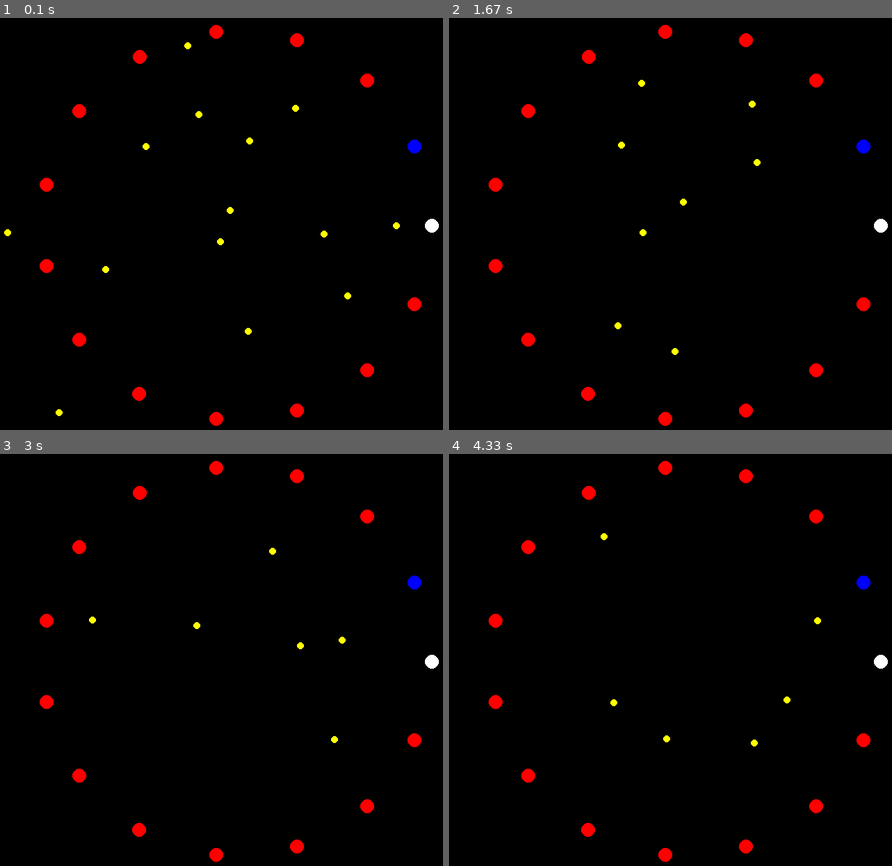
Above: before the commit, frames 1-4 (two rows, left to right).
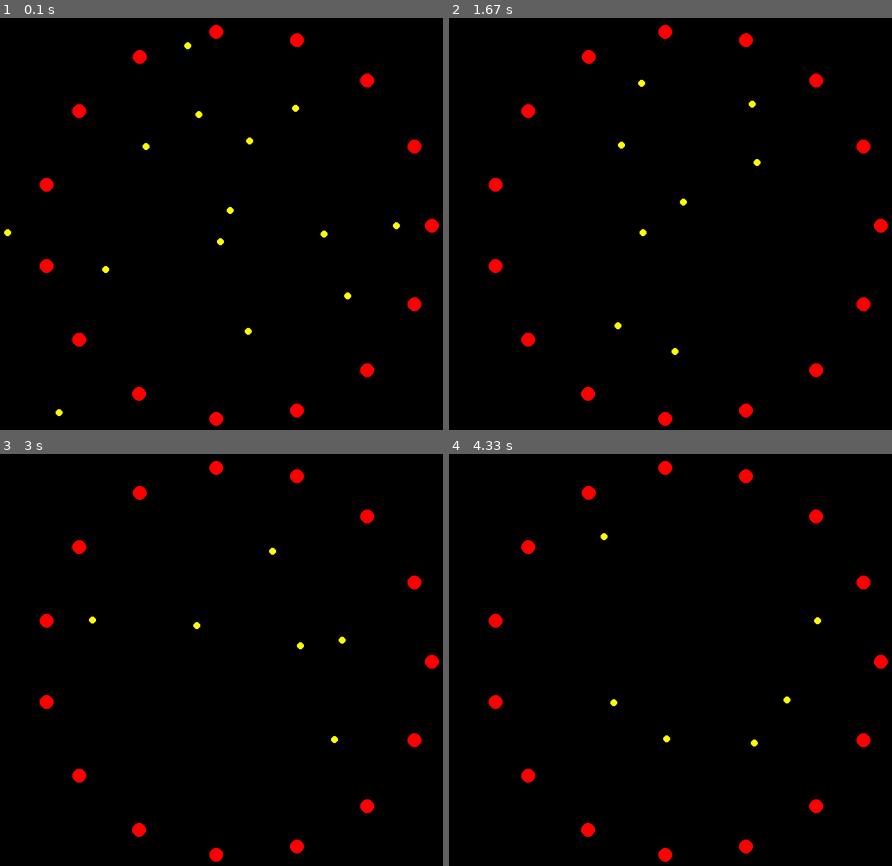
Above: after the commit, the same moments.

Repository: absima/pygame
Game: pygame game, started from trapper.py
Same seed, same stepped clock (60 frames per second), same inputs: the game is played once before the commit and once after it.
Inputs:
- Up to frame 1 (0.1 s): no input
- Up to frame 2 (1.67 s): no input
- Up to frame 3 (3 s): no input
- Up to frame 4 (4.33 s): no input

The runs differ from the first frame. In frame 1, 0.2% of the frame differs, in the area x 91-100%, y 29-53%; in frame 2, 0.2%; in frame 3, 0.2%; in frame 4, 0.2%.

Commit message:
test file

Diff:
--- /dev/null
+++ b/testLang.py
@@ -0,0 +1,72 @@
+import numpy as np
+import pylab as pl
+from scipy.integrate import odeint
+
+# Constants
+canvas_width = 700
+canvas_height = 700
+
+
+trapper_count = 15
+trapped_count = 5
+# trap_radius = 200
+trap_radius = 0.8 * 1e-11
+trapped_speed = 2
+tr_particle_size = 10
+td_particle_size = 5
+
+q_trapped = -4.8e-10 #charge
+charge_scale = 2
+q_trapper = charge_scale*q_trapped
+m_trapped = 1.6e-27 * 1e-3 #mass
+
+dt = 1e-24 # time resolution
+
+scale = 1e-11
+
+def mtmRate(pos):
+    pdots = np.zeros((len(pos),2))
+    for i, pos_i in enumerate(pos):
+        # against the peers
+        vec_ip = np.delete(pos, i, 0) - pos_i
+        pscaler = q_trapped**2/np.linalg.norm(vec_ip, axis=1)**3
+        pterm = vec_ip * np.column_stack((pscaler, pscaler))
+        # against the trappers
+        vec_it = pos_trpr-pos_i
+        tscaler = q_trapper*q_trapped/np.linalg.norm(vec_it, axis=1)**3
+        tterm = vec_it * np.column_stack((tscaler,tscaler))
+
+        pdots[i] = np.sum(pterm,0)+np.sum(tterm,0)
+    return -pdots
+
+
+ang_trpr = np.arange(trapper_count)*2*np.pi/trapper_count
+pos_trpr = trap_radius * np.column_stack((np.cos(ang_trpr), np.sin(ang_trpr)))
+# pos_trapper = transform(pos_trpr)
+
+
+pos_real = np.zeros((trapped_count, 2))
+radiuss = np.random.rand(trapped_count)*trap_radius
+thetaas = np.random.rand(trapped_count)*2*np.pi
+pos_real = np.column_stack((radiuss*np.cos(thetaas), radiuss*np.sin(thetaas)))
+
+mtm_trapped = np.zeros((trapped_count, 2))
+clrs = ['y', 'b', 'g', 'c', 'purple']
+pl.close('all')
+pl.figure(figsize=(4,4))
+pl.plot(pos_trpr[:,0], pos_trpr[:,1], 'ro', ms=10)
+for i in range(50):
+    pl.scatter(pos_real[:,0], pos_real[:,1], marker='o', c=clrs, s=2)
+    pl.xlim(-scale, scale)
+    pl.ylim(-scale, scale)
+    pl.savefig("%d.pdf"%i, format="pdf")
+    pl.show()
+
+    ## simple Euler method
+    pdots = mtmRate(pos_real)
+    mtm_trapped += dt*pdots
+    pos_real += dt*mtm_trapped/m_trapped
+    escaped = trap_radius-np.linalg.norm(pos_real, axis=1)
+    escaped = len(np.where(escaped<0)[0])
+    print(i, escaped)
+    print()
--- a/trapper.py
+++ b/trapper.py
@@ -1,7 +1,7 @@
 import pygame
 import sys
 import numpy as np
-
+from scipy.integrate import odeint
 
 # Constants
 canvas_width = 700
@@ -32,7 +32,7 @@
 
 scale = 1e-11
 
-
+### rate of change in momentum (p_dot)
 def mtmRate(pos):
     pdots = np.zeros((len(pos),2))
     for i, pos_i in enumerate(pos):
@@ -48,6 +48,7 @@
         pdots[i] = np.sum(pterm,0)+np.sum(tterm,0)
     return pdots
 
+### transform 2-D physical model to the screen
 def transform(pos):
     ### to screen
     pdiag_src = scale*np.array([-1, -1])
@@ -70,7 +71,7 @@
 screen = pygame.display.set_mode((canvas_width, canvas_height))
 pygame.display.set_caption("Plasmatrap Simulation")
 
-# # Creating the trapping (static) particles in an equidistant circular order
+# # Creating the trapping (static/heavy) particles in an equidistant circular order
 #     # pygame.draw.circle(screen, static_color, [posx,posy], tr_particle_size) ### draw
 ang_trpr = np.arange(trapper_count)*2*np.pi/trapper_count
 pos_trpr = trap_radius * np.column_stack((np.cos(ang_trpr), np.sin(ang_trpr)))
@@ -94,24 +95,22 @@
     pdots = mtmRate(pos_real)
     mtm_trapped += dt*pdots
     pos_real += dt*mtm_trapped/m_trapped
+    ## how many escaped
+    escaped = trap_radius-np.linalg.norm(pos_real, axis=1)
+    nescaped = len(np.where(escaped<0)[0])
+    print()
+    print("%d particles escaped the trap"%nescaped)
+    print()
+    ## exact integration
+
 
     ### magnify to screen canvas
     pos_trapped = transform(pos_real)
 
-    print ("positions")
-    # print(pos_trapped)
-    print()
 
     screen.fill(screen_color)
     i=0
     for trapper in pos_trapper:
-        if i==0:
-            static_color = 'white'
-        elif i==1:
-            static_color = 'blue'
-        else:
-            static_color = 'red'
-        i+=1
         pygame.draw.circle(screen, static_color, trapper.tolist(), tr_particle_size) ### draw
 
     for particle in pos_trapped:
Binary file added: onscreen.png
Not shown, added: .DS_Store
Not shown, added: 49.pdf
